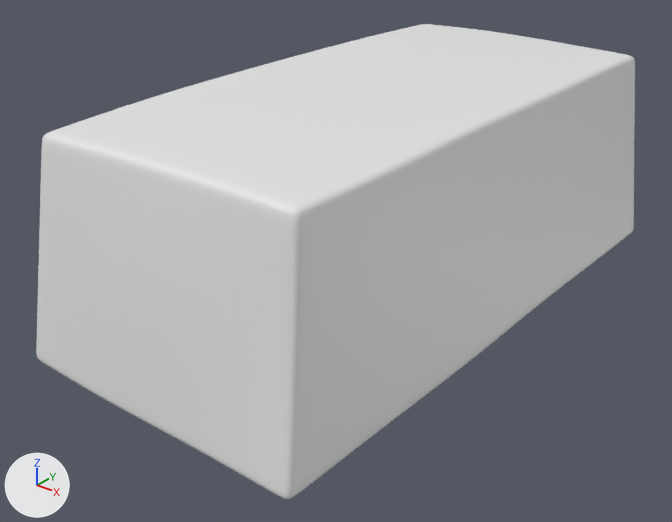
The Blender file Content/Models/MudBrick.blend, before and after one commit.
Before and after are seen from a 50 mm camera at (0.343, -0.473, 0.305) aimed at (-0.009, -0.034, 0.032). Arrows for +X, +Y and +Z are at lower left; the lights stay in place.
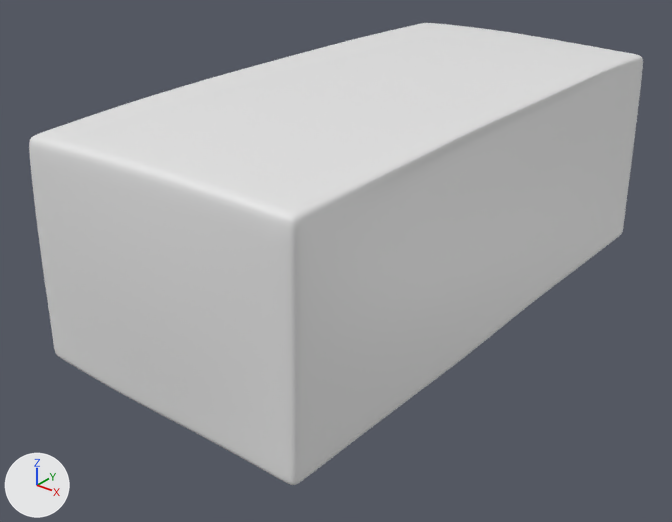
Location of each change, (x1, y1, x2, y2) in pixels of the pictures (672 x 522 px; the box of a moved part takes in the faces that stretch with it):
'Cube', reshaped, rescaled
    before: (36, 24, 635, 499)
    after: (29, 23, 643, 485)
part 1 of me_cube_002, moved or reshaped
    before: (37, 24, 635, 474)
    after: (29, 23, 643, 462)

What the commit changed:
me_cube_002 is used by ob_cube; location (0.0, 0.0, 0.0); scale (0.1, 0.2, 0.1).
me_cube_002 had 168 vertices, 166 faces and spanned x -1.05..1.05, y -1.05..1.05, z 0.0..1.5.
me_cube_002 now has 168 vertices, 166 faces and spans x -1.08..1.07, y -1.06..1.06, z 0.0..1.51.
me_cube_002 part 1: 92 of 168 vertices moved; they spanned x -1.03..1.02, y -1.01..1.01, z 0.74..1.5 and now span x -1.08..1.07, y -1.06..1.06, z 0.73..1.51; mean shift (0.0, 0.0, 0.0); largest move (0.94, 0.94, 1.37) -> (1.02, 1.03, 1.36).
Object 'Cube' (ob_cube) is rescaled from (0.1, 0.2, 0.1) to (0.0953, 0.191, 0.0998).
